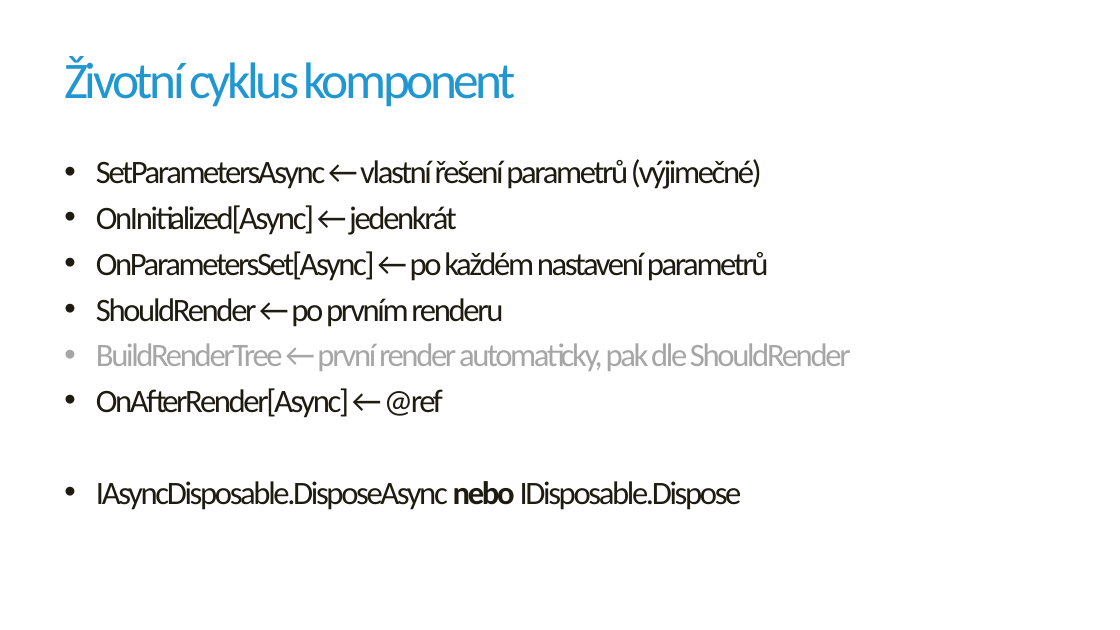
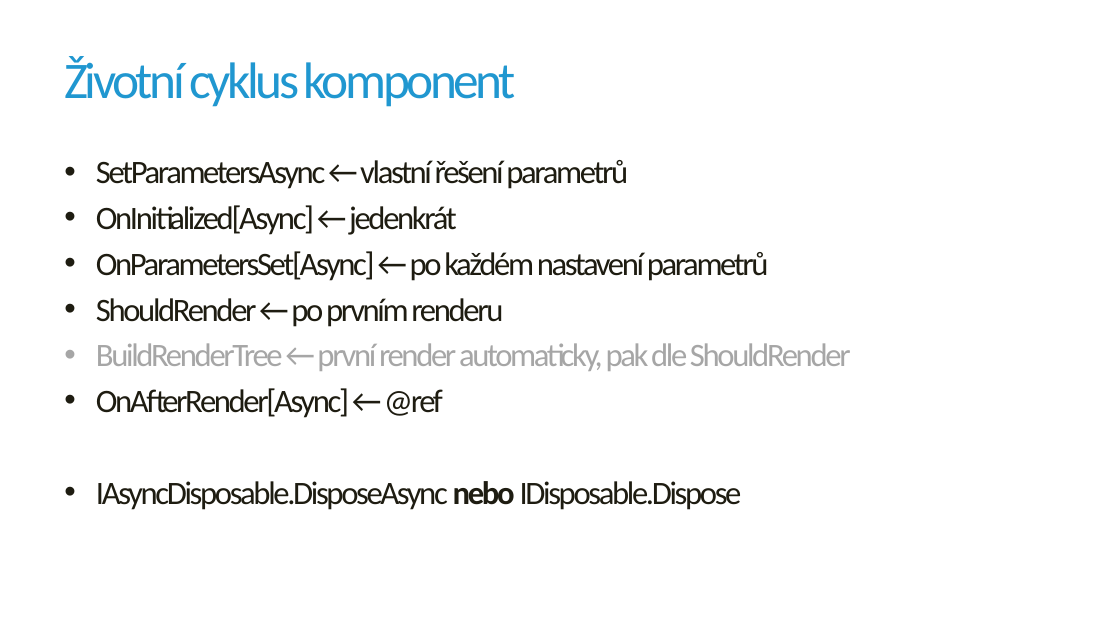
Before and after one commit to jirikanda/BlazorDemos, a slide deck: slide 4 of Presentation/05 - Blazor - Lifecycle.pptx. Drawn at 1120x630 pixels with LibreOffice and Linux fonts; fonts in the diff are those of the drawing; background and template pictures are left out. Boxes give left, top, right and bottom in pixels: in the first picture for what was removed or moved away, otherwise in the second. Text is boxed around its words. In the diff, an @@ line names an element or a change of style, - is before the commit and + after.

```diff
--- a/Presentation/05 - Blazor - Lifecycle.pptx
+++ b/Presentation/05 - Blazor - Lifecycle.pptx
@@ text at (96,160,628,189): text changed @@
-• SetParametersAsync ← vlastní řešení parametrů (výjimečné)
+• SetParametersAsync ← vlastní řešení parametrů
```
Also in this commit, not shown: 1 other slide changed, 2 slides added, 2 other files.
